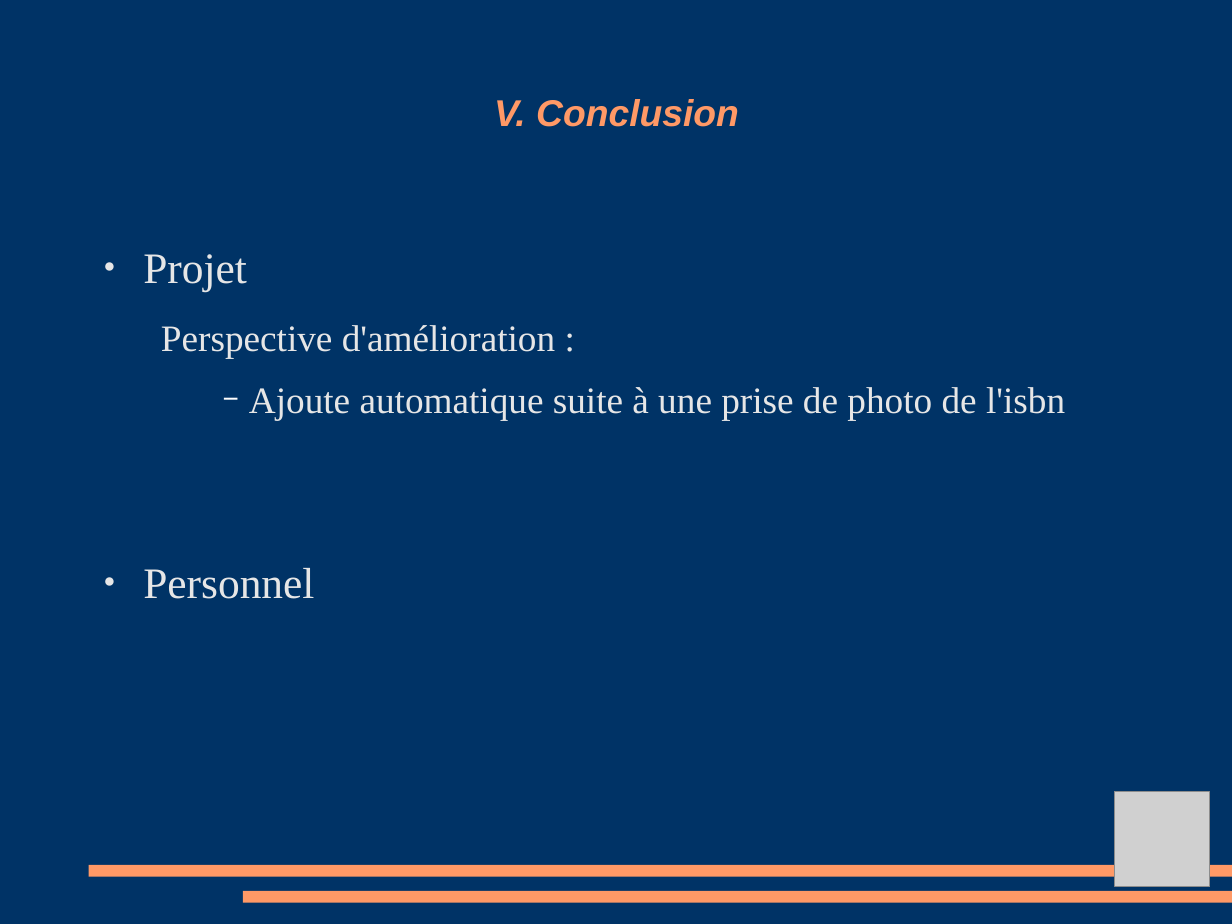
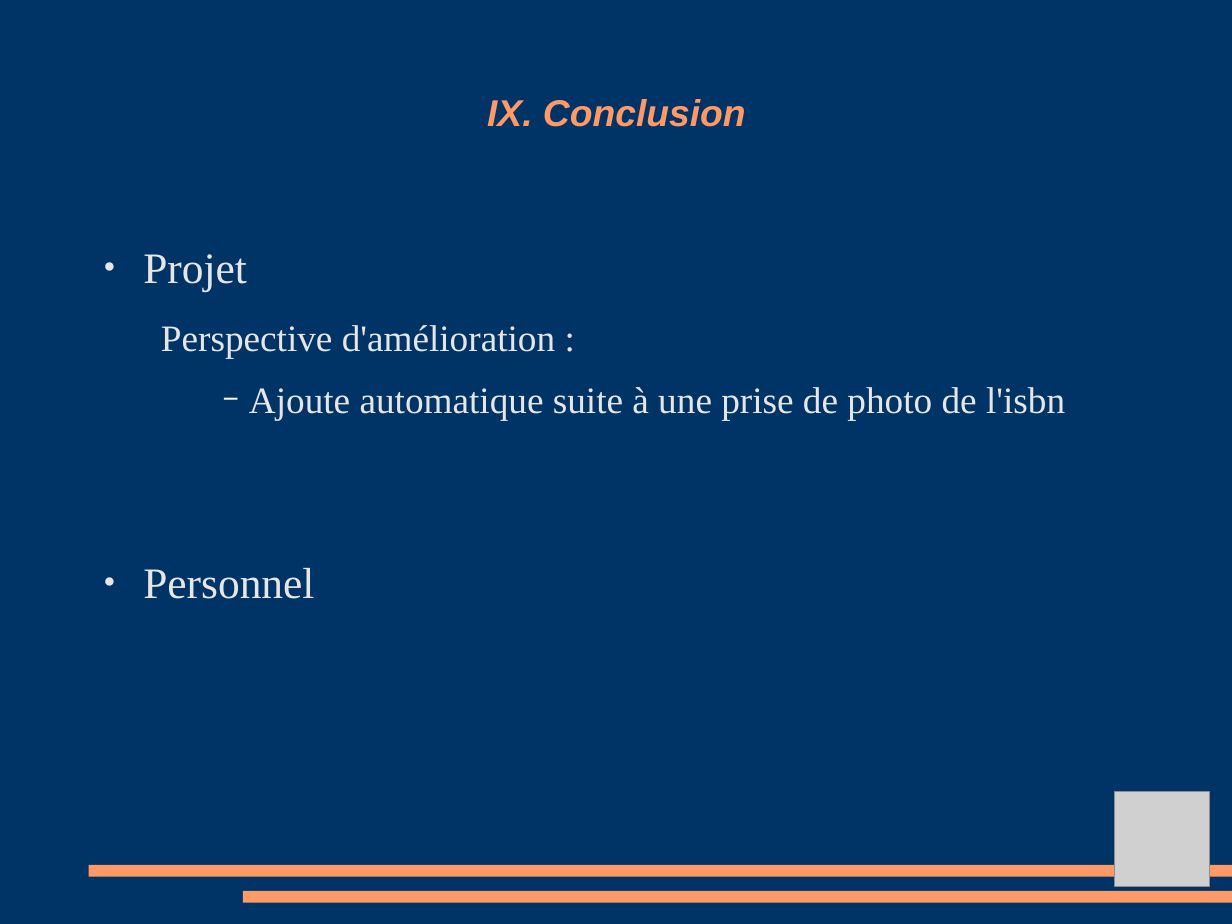
Before and after one commit to Amoun82/Librairy, a slide deck: slide 17 of Debut projet diplome/Projet Diapo.odp (slide 16 before the commit). Drawn at 1232x924 pixels with LibreOffice and Linux fonts; fonts in the diff are those of the drawing; grey boxes stand for pictures. Boxes give left, top, right and bottom in pixels: in the first picture for what was removed or moved away, otherwise in the second. Text is boxed around its words. In the diff, an @@ line names an element or a change of style, - is before the commit and + after.

```diff
--- a/Debut projet diplome/Projet Diapo.odp
+++ b/Debut projet diplome/Projet Diapo.odp
@@ title at (x1=487, y1=99, x2=746, y2=127): text changed @@
-V. Conclusion
+IX. Conclusion
```
Also in this commit, not shown: 6 other slides changed, 1 slide added.
